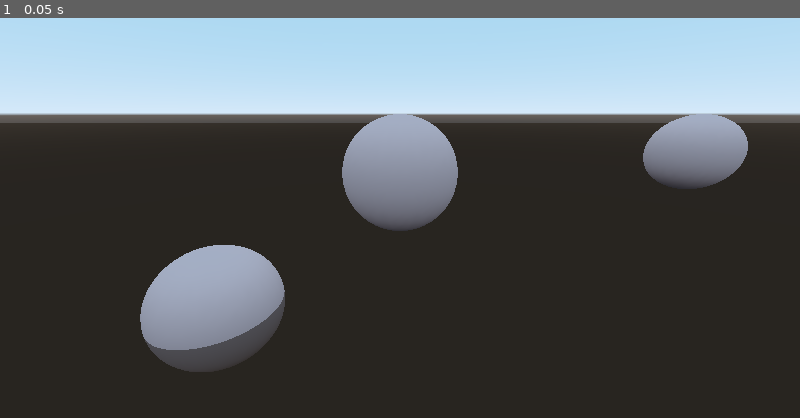
Above: before the commit, frame 1.
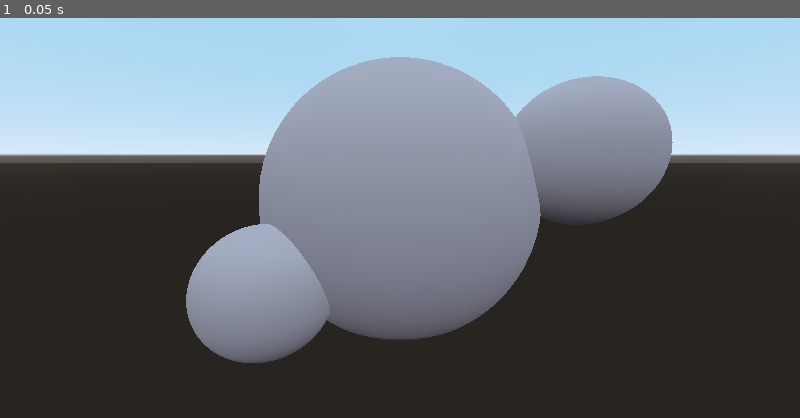
Above: after the commit, the same moment.

Repository: dzil123/webgl_render
Game: Godot game, scene res://Spatial.tscn
Same seed, same stepped clock (60 frames per second), same inputs: the game is played once before the commit and once after it.
Inputs:
- Up to frame 1 (0.05 s): no input

The runs differ from the first frame. In frame 1, 32% of the frame differs, in the area x 0-100%, y 9-89%.

Commit message:
move constants from shader into data textures

Diff:
--- a/backend/Spatial.tscn
+++ b/backend/Spatial.tscn
@@ -21,23 +21,24 @@
 script = ExtResource( 1 )
 
 [node name="Camera" type="Camera" parent="."]
-transform = Transform( 1, 0, 0, 0, 0.939693, 0.34202, 0, -0.34202, 0.939693, 0, 1, 5 )
+transform = Transform( 1, 0, 0, 0, 0.976296, 0.21644, 0, -0.21644, 0.976296, 0, 1, 5 )
 
 [node name="Sphere0" type="MeshInstance" parent="."]
+transform = Transform( 2.7, 0, 0, 0, 2.7, 0, 0, 0, 2.7, 0, 0, -1 )
 mesh = SubResource( 2 )
 material/0 = null
 
 [node name="Sphere1" type="MeshInstance" parent="."]
-transform = Transform( 1, 0, 0, 0, 1, 0, 0, 0, 1, 8, 0, -3 )
+transform = Transform( 1.2, 0, 0, 0, 1.2, 0, 0, 0, 1.2, 3, 1, 0 )
 mesh = SubResource( 2 )
 material/0 = null
 
 [node name="Sphere2" type="MeshInstance" parent="."]
-transform = Transform( 1, 0, 0, 0, 1, 0, 0, 0, 1, -3, -2, 1 )
+transform = Transform( 1, 0, 0, 0, 1, 0, 0, 0, 1, -2, -1, 1 )
 mesh = SubResource( 2 )
 material/0 = null
 
 [node name="Plane" type="MeshInstance" parent="."]
-transform = Transform( 1, 0, 0, 0, -4.37114e-08, 1, 0, -1, -4.37114e-08, -0.00375557, -1.98566, -0.00687456 )
+transform = Transform( 1, 0, 0, 0, -4.37114e-08, 1, 0, -1, -4.37114e-08, -0.73333, -1.96329, 0.56158 )
 mesh = SubResource( 4 )
 material/0 = null
Not shown, changed: frontend/dist/shaders/raymarch.frag
Not shown, changed: frontend/src/main.ts
Not shown, changed: frontend/src/util.ts
Not shown, changed: frontend/src/webgl.ts
